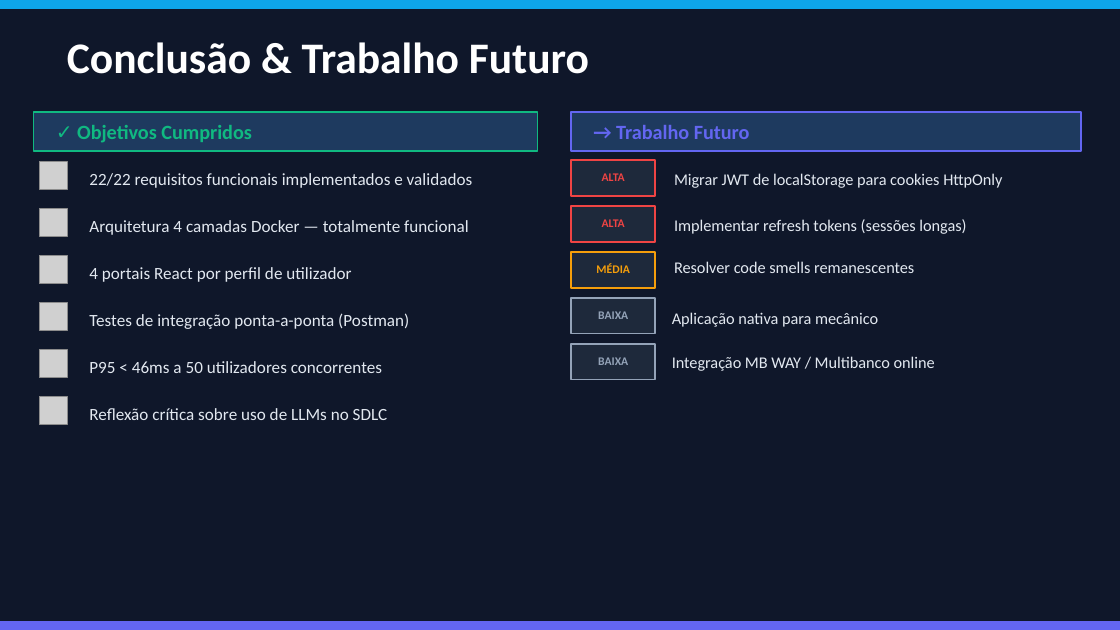
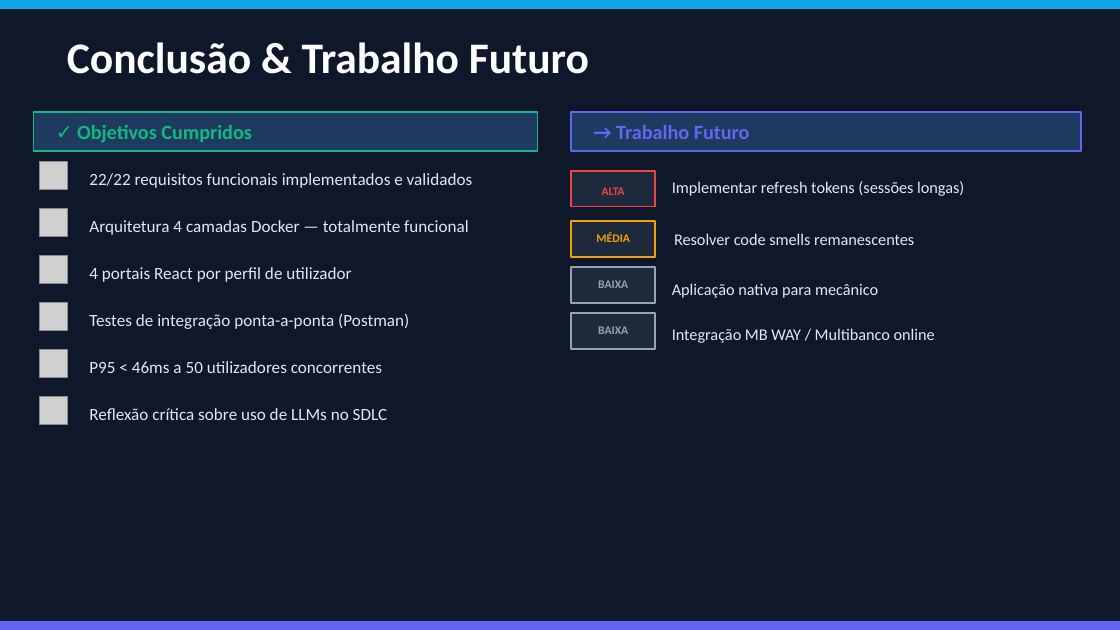
Before and after one commit to Diogoesteves11/LI4, a slide deck: slide 15 of FixNPresent_v2 .pptx (slide 11 before the commit). Drawn at 1120x630 pixels with LibreOffice and Linux fonts; fonts in the diff are those of the drawing; grey boxes stand for pictures. Boxes give left, top, right and bottom in pixels: in the first picture for what was removed or moved away, otherwise in the second. Text is boxed around its words. In the diff, an @@ line names an element or a change of style, - is before the commit and + after.

Commit message:
Apresentação - final

```diff
--- a/FixNPresent_v2 .pptx
+++ b/FixNPresent_v2 .pptx
@@ rectangle: place and size @@
-rectangle at bbox=[571, 206, 655, 242]
+rectangle at bbox=[571, 170, 655, 206]
@@ rectangle removed at bbox=[571, 160, 655, 196] @@
@@ text removed at bbox=[602, 173, 625, 181] @@
-ALTA
@@ text "Implementar refresh tokens (sessões longas)": place and size @@
-text "Implementar refresh tokens (sessões longas)" at bbox=[674, 219, 966, 234]
+text "Implementar refresh tokens (sessões longas)" at bbox=[672, 181, 964, 196]
@@ text removed at bbox=[674, 173, 1002, 188] @@
-Migrar JWT de localStorage para cookies HttpOnly
@@ 7 texts, 3 rectangles: place and size @@
-7 texts, 3 rectangles at bbox=[571, 219, 935, 380]
+7 texts, 3 rectangles at bbox=[571, 187, 935, 349]
```
Also in this commit, not shown: 9 other slides changed, 4 slides added.
